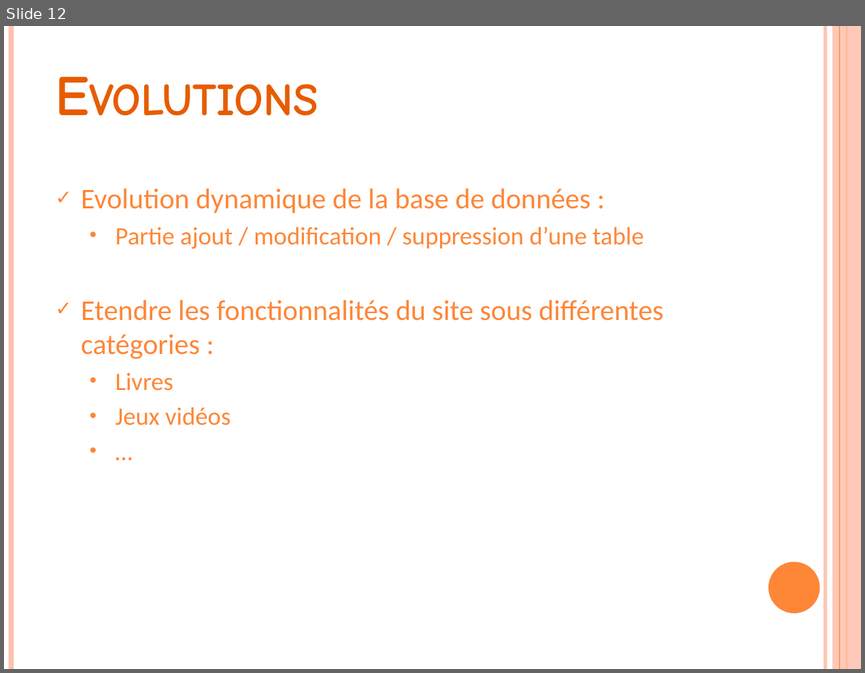
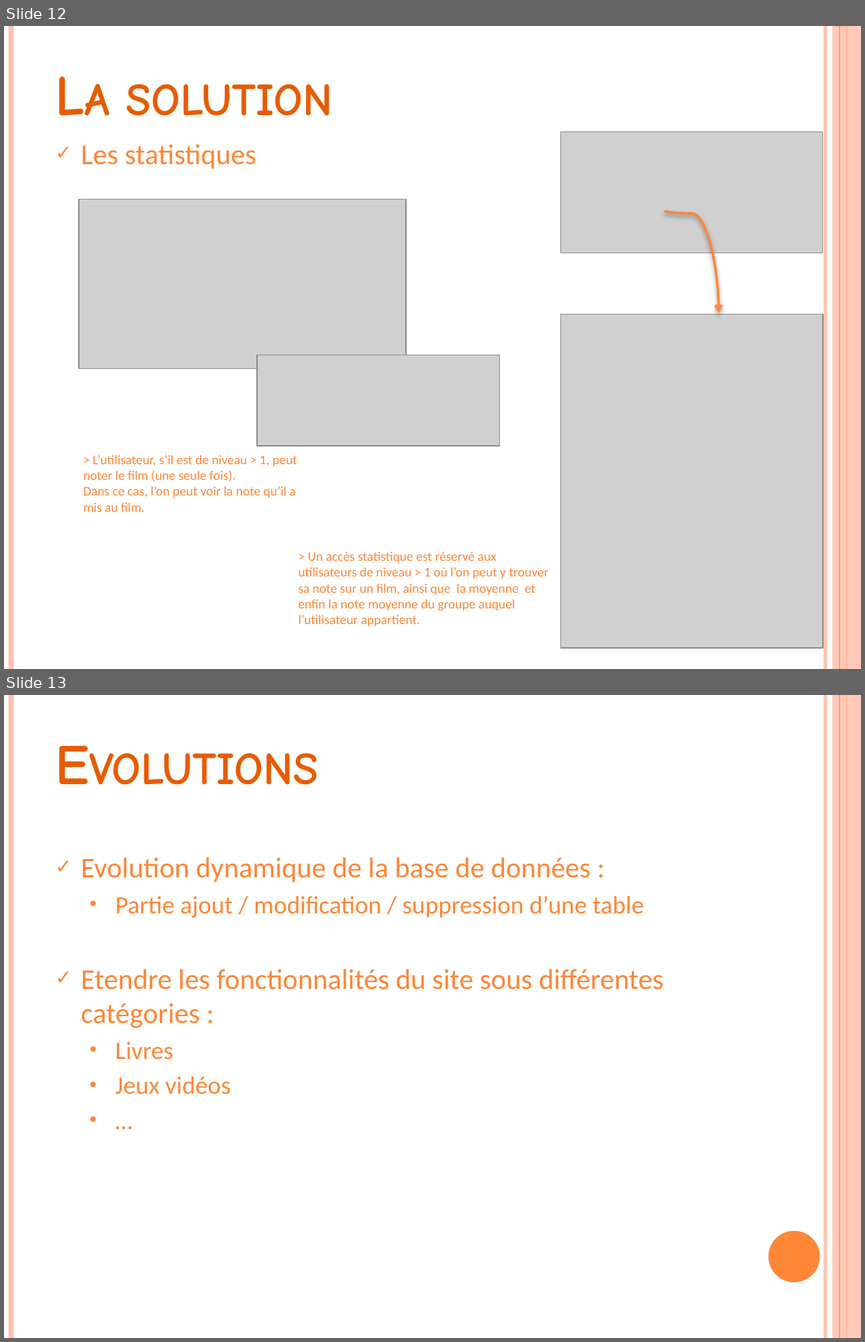
Before and after one commit to xxseric/allocine-de, a slide deck: Rapport/Stage de Licence Informatique.pptx. Shown one above the other, each under a label of ours: slide 12 before the commit, slides 12 and 13 after it. The pictures are 865x673 and 865x1342 pixels, drawn with LibreOffice and Linux fonts; fonts in the diff are those of the drawing; grey boxes stand for pictures. Boxes give left, top, right and bottom in pixels: in the first picture for what was removed or moved away, otherwise in the second. Text is boxed around its words. In the diff, an @@ line names an element or a change of style, - is before the commit and + after.

```diff
--- a/Rapport/Stage de Licence Informatique.pptx
+++ b/Rapport/Stage de Licence Informatique.pptx
@@ slide 12 added at [4, 26, 861, 669], background #FFFFFF; not listed: 5 template elements that a slide beside it also shows @@
@@ text added at [126, 84, 332, 116], 48 pt, text #E75C01, bold, small capitals @@
+La solution
@@ text added at [81, 144, 256, 169], 24 pt, text #FE8637 @@
+✓ Les statistiques
@@ picture added at [561, 131, 823, 252] @@
@@ picture added at [79, 199, 406, 369] @@
@@ curved arrow added from (664, 211) to (719, 312), #FE8637 2 pt @@
@@ picture added at [561, 314, 823, 648] @@
@@ picture added at [257, 355, 499, 446] @@
@@ text added at [84, 454, 297, 512], 11 pt, text #FE8637 @@
+> L’utilisateur, s’il est de niveau > 1, peut noter le film (une seule fois).
+Dans ce cas, l’on peut voir la note qu’il a mis au film.
@@ text added at [298, 551, 549, 626], 11 pt, text #FE8637 @@
+> Un accès statistique est réservé aux utilisateurs de niveau > 1 où l’on peut y trouver sa note sur un film, ainsi que la moyenne et enfin la note moyenne du groupe auquel l’utilisateur appartient.
@@ what was slide 12 is now slide 13 @@
```
Also in this commit, not shown: 3 slides changed.
